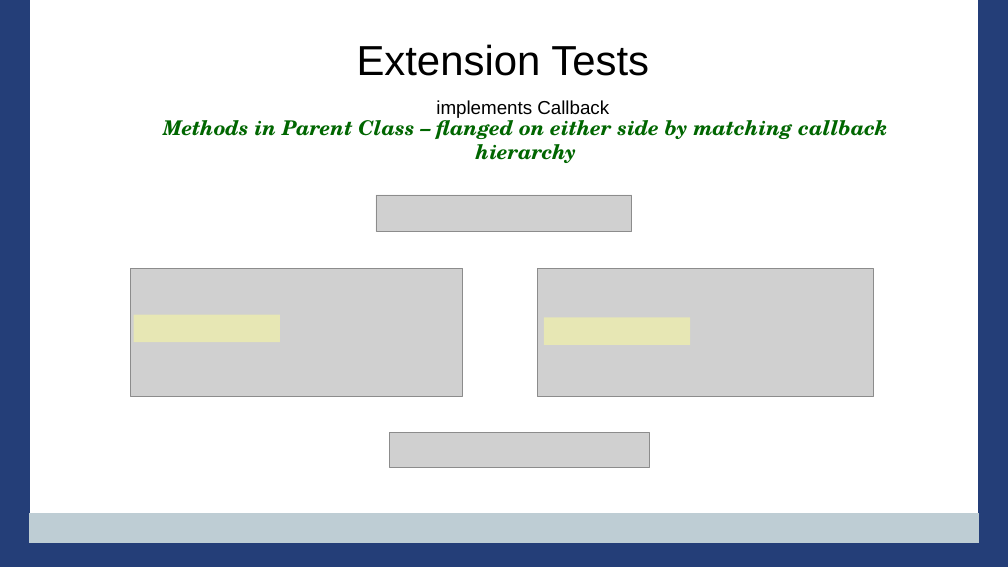
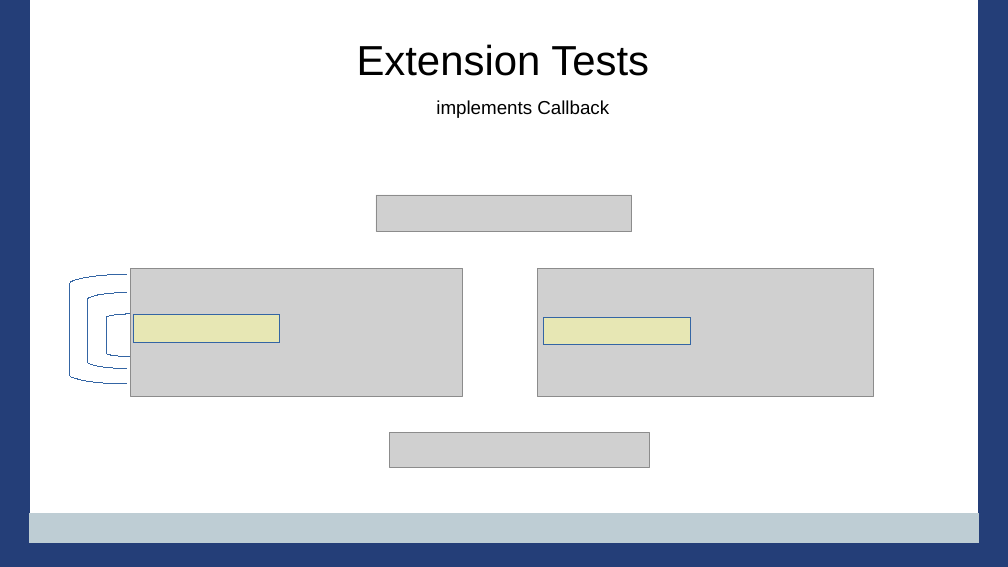
Before and after one commit to PennState/junit5-presentation, a slide deck: slide 49 of src/site/presentation/Junit5_Presentation_JavaOne_2016.odp (slide 35 before the commit). Drawn at 1008x567 pixels with LibreOffice and Linux fonts; fonts in the diff are those of the drawing; grey boxes stand for pictures; background and template pictures are left out. Boxes give left, top, right and bottom in pixels: in the first picture for what was removed or moved away, otherwise in the second. Text is boxed around its words. In the diff, an @@ line names an element or a change of style, - is before the commit and + after.

```diff
--- a/src/site/presentation/Junit5_Presentation_JavaOne_2016.odp
+++ b/src/site/presentation/Junit5_Presentation_JavaOne_2016.odp
@@ title removed at (163,115,888,163) @@
-Methods in Parent Class – flanged on either side by matching callback hierarchy
@@ freeform shape added at (70,274,127,384), outline #3465A4 0 pt @@
@@ freeform shape added at (88,293,127,369), outline #3465A4 0 pt @@
@@ freeform shape added at (106,314,130,357), outline #3465A4 0 pt @@
@@ rectangle at (134,315,280,342): outline none to #3465A4 0 pt @@
@@ rectangle at (544,317,691,345): outline none to #3465A4 0 pt @@
```
Also in this commit, not shown: 33 other slides changed, 23 slides added, 6 slides removed.
